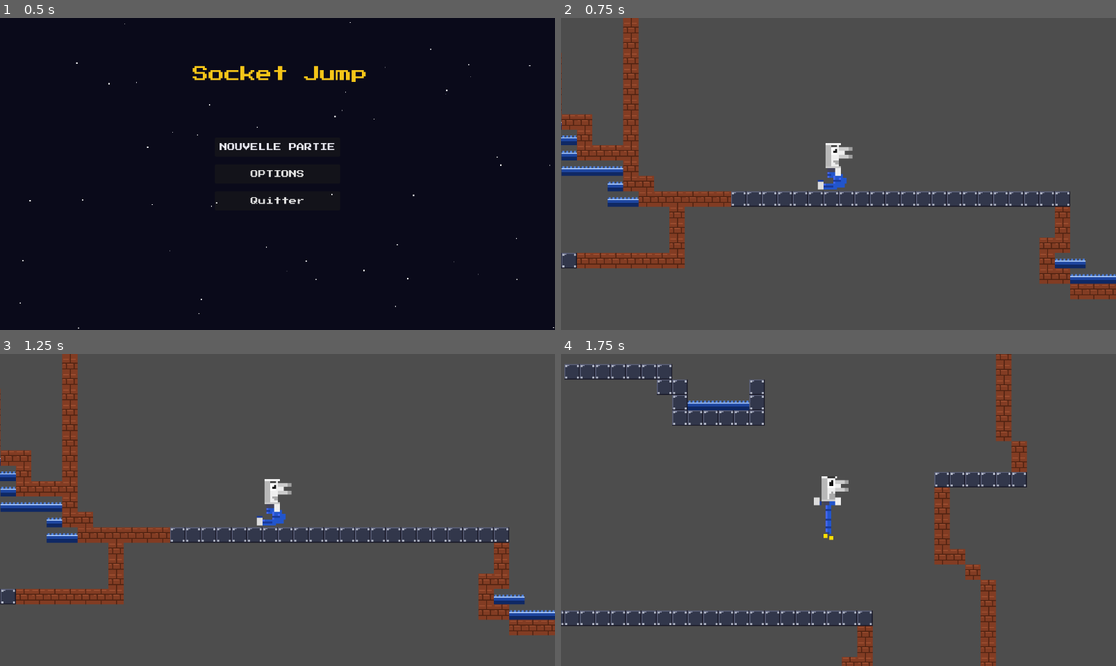
Above: before the commit, frames 1-4 (two rows, left to right).
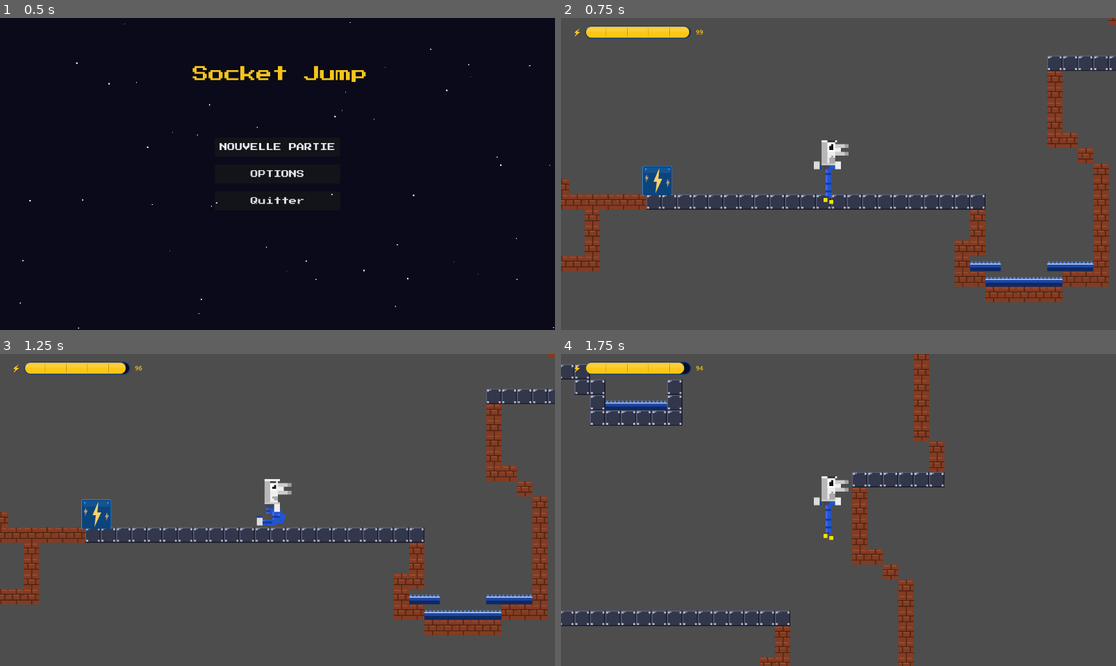
Above: after the commit, the same moments.

Repository: Raphflx/sae-jeu-godot
Game: Godot game, scene res://Scene/menu_principal.tscn
The game is run twice, just before and just after one commit, with the same random seed, the same clock (stepped at 60 frames per second) and the same inputs.
Inputs:
- Up to frame 1 (0.5 s): no input
- Up to frame 2 (0.75 s): click "NOUVELLE PARTIE" at 0.5 s
- Up to frame 3 (1.25 s): no input
- Up to frame 4 (1.75 s): tap Enter (ui_accept) at 1.25, 1.52 s; hold Right (ui_right) from 1.28 s (still down); tap Q (dash) at 1.35 s

Frame 1 is identical in both runs. In frame 2, 17% of the frame differs, in the area x 0-100%, y 0-92%; in frame 3, 15%; in frame 4, 13%.

Commit message:
Test barre de vie

Diff:
--- a/sae-jeu-godot-barre-Vie/sae-jeu-godot-barre-vie/projet-sea-601/Scene/character_body_2d.gd
+++ b/sae-jeu-godot-barre-Vie/sae-jeu-godot-barre-vie/projet-sea-601/Scene/character_body_2d.gd
@@ -1,10 +1,23 @@
 extends CharacterBody2D
 
+# ── ÉNERGIE ─────────────────────────────────────────────
+@export var energie_max : float = 100.0
+@export var energie : float = 100.0
+@export var perte_energie_par_seconde : float = 5.0
+@export var recharge_par_seconde : float = 20.0
+
+# ── MOUVEMENT ───────────────────────────────────────────
 @export var SPEED = 400.0
 @export var JUMP_VELOCITY = -500.0
 @export var DASH_SPEED = 900.0
 @export var GRAVITE_MULT : float = 1.5
 
+# ── UI ──────────────────────────────────────────────────
+@onready var barre_energie = $"CanvasLayer/ProgressBar"
+@onready var menu_pause = $"../MenuPause"
+
+# ── VARIABLES ───────────────────────────────────────────
+var en_recharge = false
 var peut_dasher = true
 var en_dash = false
 var vitesse_dash = 0.0
@@ -12,24 +25,60 @@
 var etat_air = false
 var Mort = false
 
+# ── INITIALISATION ──────────────────────────────────────
+func _ready():
+	energie = energie_max
+	print("=== DEBUG BARRE ===")
+	print("barre_energie : ", barre_energie)
+	if barre_energie:
+		print("Position : ", barre_energie.global_position)
+		print("Size : ", barre_energie.size)
+		print("Visible : ", barre_energie.visible)
+		print("Value : ", barre_energie.value)
+	else:
+		print("NOEUD INTROUVABLE - chemin incorrect !")
+
+# ── BOUCLE PRINCIPALE ───────────────────────────────────
 func _physics_process(delta: float) -> void:
 
-	# ── Récupère le dash quand on touche le sol ────────────
+	# ── UI ÉNERGIE ───────────────────────────────────────
+	if barre_energie:
+		barre_energie.value = energie
+		barre_energie.max_value = energie_max
+
+		# Bonus : couleur rouge si faible énergie
+		if energie < 20:
+			barre_energie.modulate = Color(1, 0.3, 0.3)
+		else:
+			barre_energie.modulate = Color(1, 1, 1)
+
+	# ── Gestion énergie ──────────────────────────────────
+	if not en_recharge:
+		energie -= perte_energie_par_seconde * delta
+	else:
+		energie += recharge_par_seconde * delta
+
+	energie = clamp(energie, 0, energie_max)
+
+	if energie <= 0 and not Mort:
+		mourir()
+
+	# ── Récupère le dash quand on touche le sol ──────────
 	if is_on_floor():
 		peut_dasher = true
 		etat_air = false
 	else:
 		etat_air = true
 
-	# ── Gravité ────────────────────────────────────────────
+	# ── Gravité ─────────────────────────────────────────
 	if not is_on_floor():
 		velocity += get_gravity() * GRAVITE_MULT * delta
 
-	# ── Saut ───────────────────────────────────────────────
+	# ── Saut ────────────────────────────────────────────
 	if Input.is_action_just_pressed("ui_accept") and is_on_floor():
 		velocity.y = JUMP_VELOCITY
 
-	# ── Déplacement normal (désactivé pendant le dash) ─────
+	# ── Déplacement normal ──────────────────────────────
 	var direction := Input.get_axis("ui_left", "ui_right")
 	if not en_dash:
 		if direction:
@@ -37,10 +86,10 @@
 		else:
 			velocity.x = move_toward(velocity.x, 0, SPEED)
 
-	# ── Déclenchement du dash ──────────────────────────────
+	# ── Déclenchement du dash ───────────────────────────
 	var dir = Vector2(
 		Input.get_axis("ui_left", "ui_right"),
-		Input.get_axis("ui_up",   "ui_down")
+		Input.get_axis("ui_up", "ui_down")
 	)
 
 	if Input.is_action_just_pressed("dash") and peut_dasher:
@@ -55,7 +104,7 @@
 		tween.tween_property(self, "vitesse_dash", 0.5, 0.3)
 		tween.tween_callback(func(): en_dash = false)
 
-	# ── Applique vélocité dash ─────────────────────────────
+	# ── Applique vélocité dash ──────────────────────────
 	if en_dash:
 		velocity.x = direction_dash.x * vitesse_dash
 		if abs(direction_dash.y) > 0.3:
@@ -63,7 +112,7 @@
 
 	move_and_slide()
 
-	# ── Détection des tiles mortelles ─────────────────────
+	# ── Détection des tiles mortelles ───────────────────
 	for i in get_slide_collision_count():
 		var collision = get_slide_collision(i)
 		var collider = collision.get_collider()
@@ -73,8 +122,7 @@
 			if tile_data and tile_data.get_custom_data("mortel"):
 				mourir()
 
-
-	# ── Animations ─────────────────────────────────────────
+	# ── Animations ──────────────────────────────────────
 	if en_dash:
 		pass
 	elif not is_on_floor():
@@ -84,8 +132,9 @@
 	else:
 		jouer_animation("Idle")
 
+# ── ANIMATIONS ─────────────────────────────────────────
 func jouer_animation(nom: String):
-	if $AnimatedSprite2D.animation != nom and Mort == false:
+	if $AnimatedSprite2D.animation != nom and not Mort:
 		$AnimatedSprite2D.play(nom)
 
 func jouer_animation_dash(dir: Vector2):
@@ -93,11 +142,12 @@
 	elif dir.x < -0.5 and abs(dir.y) < 0.4:   jouer_animation("Dash_gauche")
 	elif dir.y < -0.5 and abs(dir.x) < 0.4:   jouer_animation("Dash_haut")
 	elif dir.y > 0.5  and abs(dir.x) < 0.4:   jouer_animation("Dash_bas")
-	elif dir.x > 0.3  and dir.y < -0.3:        jouer_animation("Dash_haut_droite")
-	elif dir.x < -0.3 and dir.y < -0.3:        jouer_animation("Dash_haut_gauche")
-	elif dir.x > 0.3  and dir.y > 0.3:         jouer_animation("Dash_bas_droite")
-	elif dir.x < -0.3 and dir.y > 0.3:         jouer_animation("Dash_bas_gauche")
+	elif dir.x > 0.3  and dir.y < -0.3:       jouer_animation("Dash_haut_droite")
+	elif dir.x < -0.3 and dir.y < -0.3:       jouer_animation("Dash_haut_gauche")
+	elif dir.x > 0.3  and dir.y > 0.3:        jouer_animation("Dash_bas_droite")
+	elif dir.x < -0.3 and dir.y > 0.3:        jouer_animation("Dash_bas_gauche")
 
+# ── MORT ───────────────────────────────────────────────
 func mourir():
 	Mort = true
 	velocity = Vector2.ZERO
@@ -105,15 +155,21 @@
 	$AnimatedSprite2D.play("Mort")
 	set_physics_process(false)
 
-	await get_tree().create_timer(0.7).timeout  # attend 1 seconde
+	await get_tree().create_timer(0.7).timeout
 
 	global_position = $"../Spawn".global_position
 	set_physics_process(true)
 	Mort = false
+	energie = energie_max  # recharge après mort
 
-	# --- Ouverture / Fermeture Menu Pause ---
-@onready var menu_pause = $"../MenuPause"
+# ── RECHARGE ───────────────────────────────────────────
+func commencer_recharge():
+	en_recharge = true
 
+func arreter_recharge():
+	en_recharge = false
+
+# ── MENU PAUSE ─────────────────────────────────────────
 func _input(event):
 	if event.is_action_pressed("ui_cancel"):
 		if menu_pause.visible:
--- a/sae-jeu-godot-barre-Vie/sae-jeu-godot-barre-vie/projet-sea-601/Scene/monde.tscn
+++ b/sae-jeu-godot-barre-Vie/sae-jeu-godot-barre-vie/projet-sea-601/Scene/monde.tscn
@@ -2,7 +2,9 @@
 
 [ext_resource type="Texture2D" uid="uid://cjie8xe07wdxc" path="res://Asset/plug_assets/plug_assets/tileset/tileset_32px.png" id="1_nqagu"]
 [ext_resource type="Script" uid="uid://cr7kesg0l6svd" path="res://Scene/tile_map.gd" id="2_gq7oy"]
+[ext_resource type="Script" uid="uid://d4cs730axva1a" path="res://Scene/zone_recharge.gd" id="3_dqg37"]
 [ext_resource type="Script" uid="uid://c57om5mnl7jq7" path="res://Scene/character_body_2d.gd" id="3_wh4ry"]
+[ext_resource type="Texture2D" uid="uid://7s674ni5wheu" path="res://Scene/Capture d’écran 2026-03-30 110941.png" id="4_8cain"]
 [ext_resource type="Texture2D" uid="uid://bwkb5e6v0ym50" path="res://Asset/plug_assets/plug_assets/player/fall.png" id="4_sy8ct"]
 [ext_resource type="Texture2D" uid="uid://dfcemom0je424" path="res://Asset/plug_assets/plug_assets/player/dash_haut_droite.png" id="5_k1etc"]
 [ext_resource type="Texture2D" uid="uid://ddnw00oiwyoh7" path="res://Asset/plug_assets/plug_assets/player/walk_f1.png" id="5_ncqvi"]
@@ -17,6 +19,7 @@
 [ext_resource type="Texture2D" uid="uid://bj6ca5e02rf10" path="res://Asset/plug_assets/plug_assets/player/dash_bas.png" id="10_nc0pe"]
 [ext_resource type="Texture2D" uid="uid://bckbew6i6a5ve" path="res://Asset/plug_assets/plug_assets/player/dash_bas_droite.png" id="11_b4udh"]
 [ext_resource type="PackedScene" uid="uid://ddqbhw8a7rsd6" path="res://Scene/MenuPause.tscn" id="17_uoijq"]
+[ext_resource type="Script" uid="uid://dh8jg2c1sj5aq" path="res://Scene/progress_bar.gd" id="19_k1etc"]
 
 [sub_resource type="TileSetAtlasSource" id="TileSetAtlasSource_porkx"]
 texture = ExtResource("1_nqagu")
@@ -618,6 +621,9 @@
 custom_data_layer_0/type = 1
 sources/0 = SubResource("TileSetAtlasSource_porkx")
 
+[sub_resource type="RectangleShape2D" id="RectangleShape2D_uoijq"]
+size = Vector2(52, 52)
+
 [sub_resource type="SpriteFrames" id="SpriteFrames_8r58n"]
 animations = [{
 "frames": [{
@@ -741,8 +747,20 @@
 script = ExtResource("2_gq7oy")
 metadata/Mortel = true
 
+[node name="ZoneRecharge" type="Area2D" parent="TileMap" unique_id=789168971]
+position = Vector2(-254, -6)
+script = ExtResource("3_dqg37")
+
+[node name="CollisionShape2D" type="CollisionShape2D" parent="TileMap/ZoneRecharge" unique_id=1649453464]
+position = Vector2(56, 11)
+shape = SubResource("RectangleShape2D_uoijq")
+
+[node name="Sprite2D" type="Sprite2D" parent="TileMap/ZoneRecharge" unique_id=2125388870]
+position = Vector2(53, 10)
+texture = ExtResource("4_8cain")
+
 [node name="CharacterBody2D" type="CharacterBody2D" parent="." unique_id=516775947]
-position = Vector2(-1, 4)
+position = Vector2(175, -28)
 script = ExtResource("3_wh4ry")
 SPEED = 700.0
 JUMP_VELOCITY = -700.0
@@ -760,7 +778,14 @@
 
 [node name="Camera2D" type="Camera2D" parent="CharacterBody2D" unique_id=977615137]
 
+[node name="CanvasLayer" type="CanvasLayer" parent="CharacterBody2D" unique_id=670470376]
+
+[node name="ProgressBar" type="ProgressBar" parent="CharacterBody2D/CanvasLayer" unique_id=995452394]
+offset_right = 4.0
+offset_bottom = 27.0
+script = ExtResource("19_k1etc")
+
 [node name="Spawn" type="Marker2D" parent="." unique_id=1978468307]
-position = Vector2(-35, -7)
+position = Vector2(-4, -2)
 
 [node name="MenuPause" parent="." unique_id=1393620256 instance=ExtResource("17_uoijq")]
--- /dev/null
+++ b/sae-jeu-godot-barre-Vie/sae-jeu-godot-barre-vie/projet-sea-601/Scene/progress_bar.gd
@@ -0,0 +1,72 @@
+extends ProgressBar
+
+var _icone_ajoutee = false
+
+func _ready():
+	size = Vector2(220, 20)
+	position = Vector2(50, 16)
+	show_percentage = false
+
+	# Cache les styles par défaut
+	add_theme_stylebox_override("background", StyleBoxEmpty.new())
+	add_theme_stylebox_override("fill", StyleBoxEmpty.new())
+
+func _process(_delta):
+	queue_redraw()
+	# Ajoute l'icône une seule fois
+	if not _icone_ajoutee:
+		var icone = Label.new()
+		icone.text = "⚡"
+		icone.position = Vector2(-26, -1)
+		icone.add_theme_font_size_override("font_size", 18)
+		add_child(icone)
+		_icone_ajoutee = true
+
+func _draw():
+	var w = size.x
+	var h = size.y
+	var pct = clamp(value / max_value, 0.0, 1.0)
+	var is_low = pct < 0.2
+	var rayon = h / 2.0
+
+	# Fond arrondi
+	var fond = StyleBoxFlat.new()
+	fond.bg_color = Color(0.03, 0.06, 0.15)
+	fond.border_color = Color(0.1, 0.22, 0.42)
+	fond.set_border_width_all(2)
+	fond.set_corner_radius_all(int(rayon))
+	fond.draw(get_canvas_item(), Rect2(0, 0, w, h))
+
+	# Remplissage arrondi
+	if pct > 0.01:
+		var fill_color = Color(0.98, 0.78, 0.1)
+		if is_low:
+			var pulse = abs(sin(Time.get_ticks_msec() * 0.005))
+			fill_color = Color(0.88, 0.29, 0.29)
+			fill_color.a = 0.6 + pulse * 0.4
+
+		var fill = StyleBoxFlat.new()
+		fill.bg_color = fill_color
+		fill.set_corner_radius_all(int(rayon))
+		fill.draw(get_canvas_item(), Rect2(2, 2, (w - 4) * pct, h - 4))
+
+		# Reflet
+		var reflet = StyleBoxFlat.new()
+		reflet.bg_color = Color(1, 1, 1, 0.12)
+		reflet.set_corner_radius_all(int(rayon))
+		reflet.draw(get_canvas_item(), Rect2(2, 2, (w - 4) * pct, (h - 4) * 0.45))
+
+	# Séparateurs
+	for i in 4:
+		var x = w * (i + 1) / 5.0
+		draw_line(Vector2(x, 4), Vector2(x, h - 4), Color(0, 0, 0, 0.25), 1)
+
+	# Valeur
+	draw_string(
+		ThemeDB.fallback_font,
+		Vector2(w + 10, h * 0.5 + 5),
+		str(int(value)),
+		HORIZONTAL_ALIGNMENT_LEFT,
+		-1, 13,
+		Color(0.98, 0.78, 0.1)
+	)
--- /dev/null
+++ b/sae-jeu-godot-barre-Vie/sae-jeu-godot-barre-vie/projet-sea-601/Scene/zone_recharge.gd
@@ -0,0 +1,13 @@
+extends Area2D
+
+func _ready():
+	body_entered.connect(_on_body_entered)
+	body_exited.connect(_on_body_exited)
+
+func _on_body_entered(body):
+	if body.has_method("commencer_recharge"):
+		body.commencer_recharge()
+
+func _on_body_exited(body):
+	if body.has_method("arreter_recharge"):
+		body.arreter_recharge()
Binary file added: sae-jeu-godot-barre-Vie/sae-jeu-godot-barre-vie/projet-sea-601/Scene/Capture d’écran 2026-03-30 110941.png
Not shown, added: sae-jeu-godot-barre-Vie/sae-jeu-godot-barre-vie/projet-sea-601/Scene/Capture d’écran 2026-03-30 110941.png.import
Not shown, added: sae-jeu-godot-barre-Vie/sae-jeu-godot-barre-vie/projet-sea-601/Scene/progress_bar.gd.uid
Not shown, added: sae-jeu-godot-barre-Vie/sae-jeu-godot-barre-vie/projet-sea-601/Scene/zone_recharge.gd.uid
